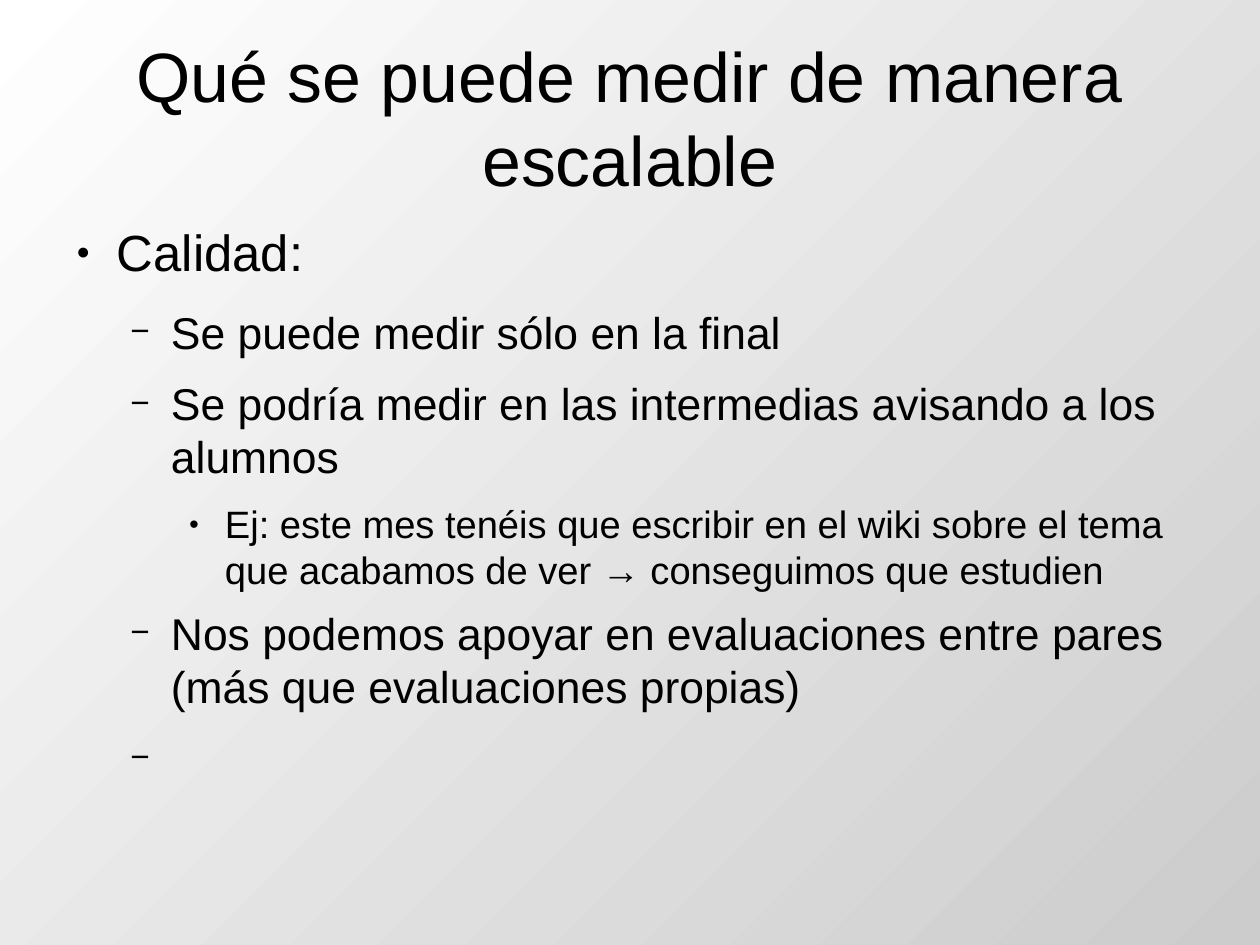
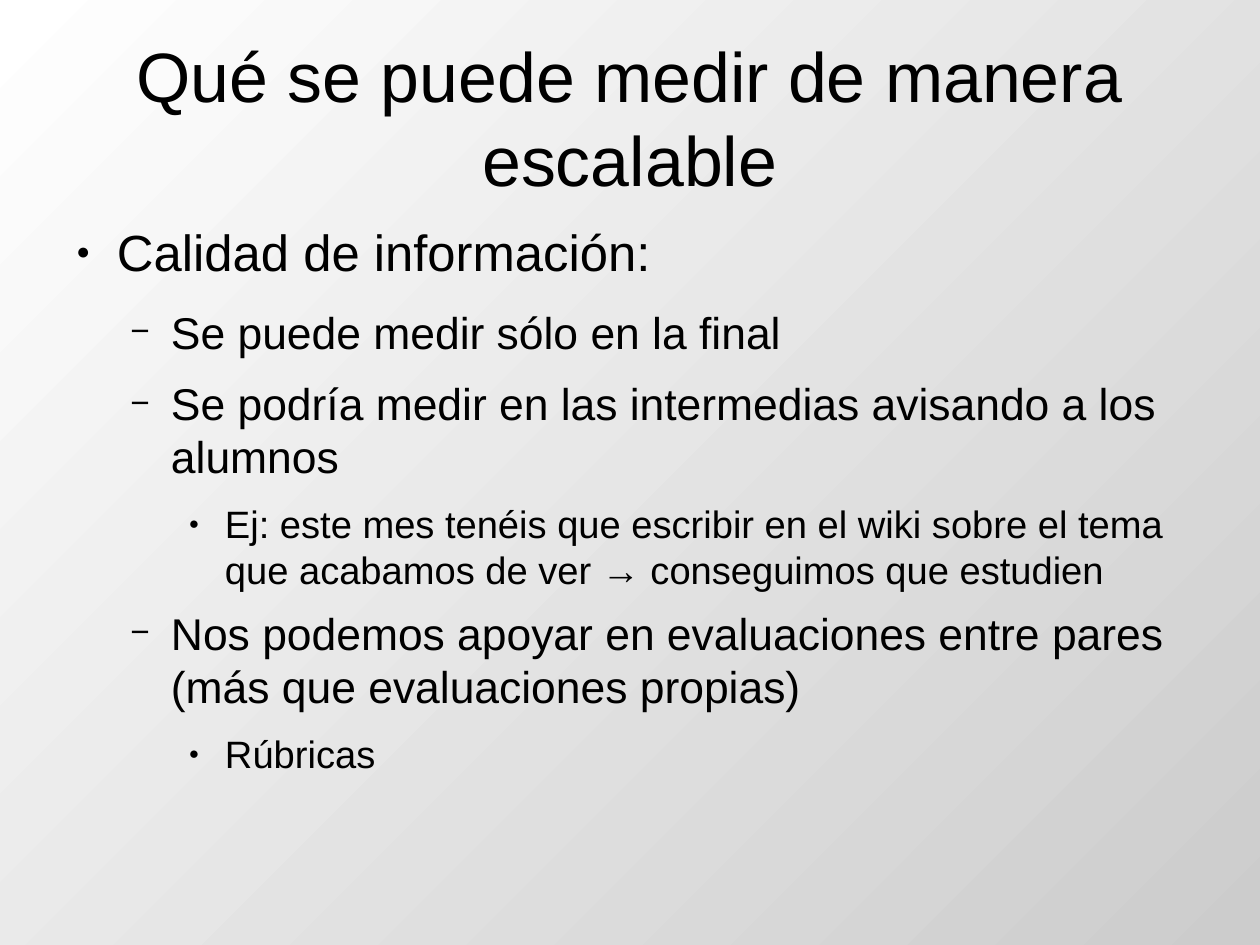
Before and after one commit to DrPantera/wikis4education, a slide deck: slide 9 of uca-2013_07/tema-5-EvaluacionWikis.odp. Drawn at 1260x945 pixels with LibreOffice and Linux fonts; fonts in the diff are those of the drawing. Boxes give left, top, right and bottom in pixels: in the first picture for what was removed or moved away, otherwise in the second. Text is boxed around its words. In the diff, an @@ line names an element or a change of style, - is before the commit and + after.

```diff
--- a/uca-2013_07/tema-5-EvaluacionWikis.odp
+++ b/uca-2013_07/tema-5-EvaluacionWikis.odp
@@ text at box(117, 233, 651, 272): text changed @@
-● Calidad:
+● Calidad de información:
@@ text at box(225, 740, 375, 769): paragraph added @@
+    ● Rúbricas
```
Also in this commit, not shown: 5 other slides changed, 1 slide added, 1 slide removed.
